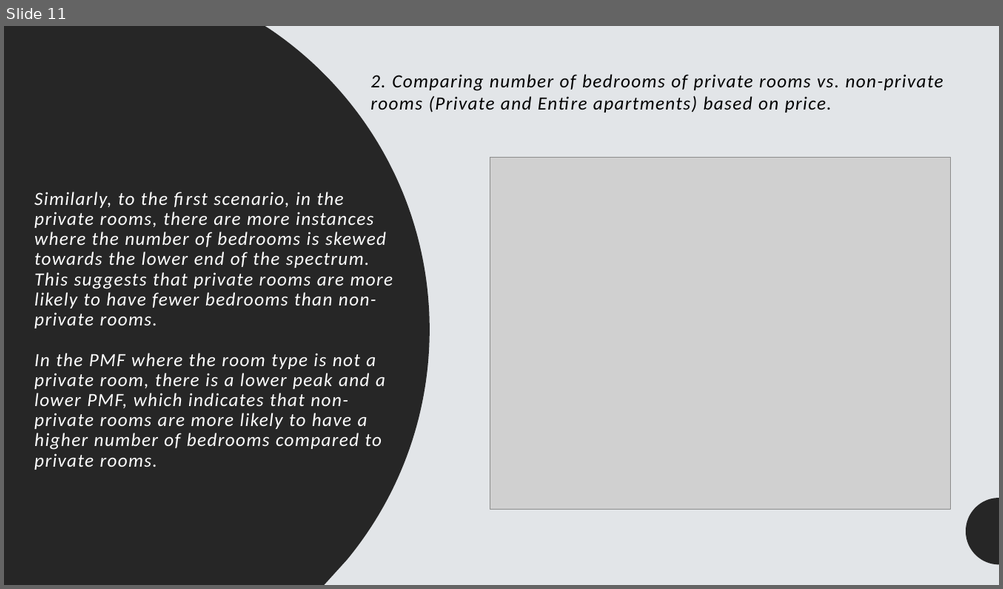
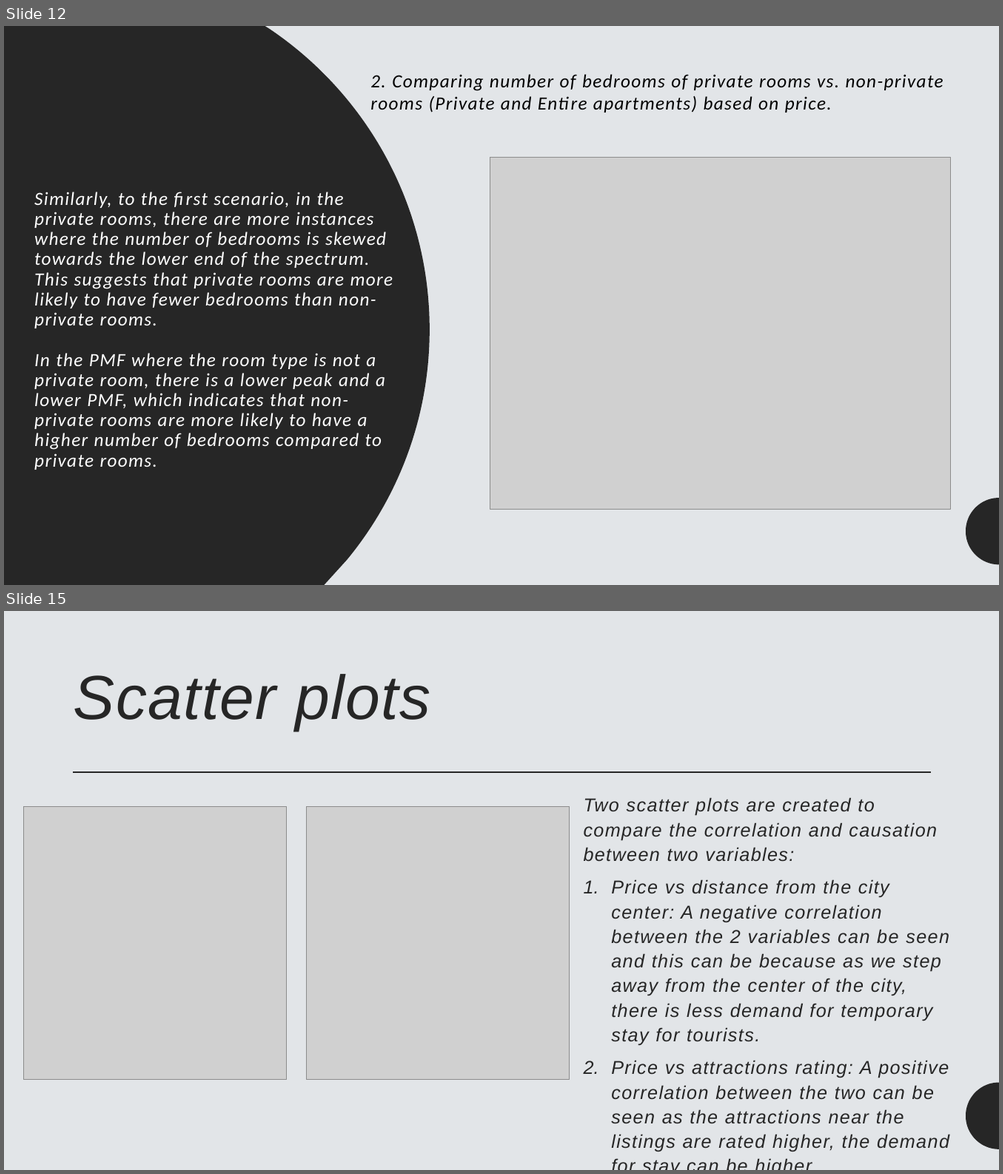
Before and after one commit to akhatamibellevue/DSC530_final_project, a slide deck: Airbnb prices analysis powerpoint.pptx. Shown one above the other, each under a label of ours: slide 11 before the commit, slides 12 and 15 after it; the slides between them are not shown. The pictures are 1003x589 and 1003x1174 pixels, drawn with LibreOffice and Linux fonts; fonts in the diff are those of the drawing; grey boxes stand for pictures. Boxes give left, top, right and bottom in pixels: in the first picture for what was removed or moved away, otherwise in the second. Text is boxed around its words. In the diff, an @@ line names an element or a change of style, - is before the commit and + after.

```diff
--- a/Airbnb prices analysis powerpoint.pptx
+++ b/Airbnb prices analysis powerpoint.pptx
@@ slide 15 added at (4,611,999,1170), background #E2E5E8; not listed: 1 template element that a slide beside it also shows @@
@@ rectangle added at (4,611,999,1170), fill #E2E5E8 @@
@@ title added at (74,674,431,731), 60 pt, text #262626, italic @@
+Scatter plots
@@ line added from (930, 772) to (73, 772), #262626 1.5 pt @@
@@ picture added at (24,806,287,1080) @@
@@ picture added at (306,806,569,1080) @@
@@ text added at (583,797,949,1153), 18 pt, text #262626, italic @@
+Two scatter plots are created to compare the correlation and causation between two variables:
+1. Price vs distance from the city center: A negative correlation between the 2 variables can be seen and this can be because as we step away from the center of the city, there is less demand for temporary stay for tourists.
+2. Price vs attractions rating: A positive correlation between the two can be seen as the attractions near the listings are rated higher, the demand for stay can be higher.
@@ freeform shape added at (966,1082,999,1150), fill #262626 @@
@@ what was slide 11 is now slide 12 @@
```
Also in this commit, not shown: 2 slides changed, 2 other slides added, 5 slides removed.
